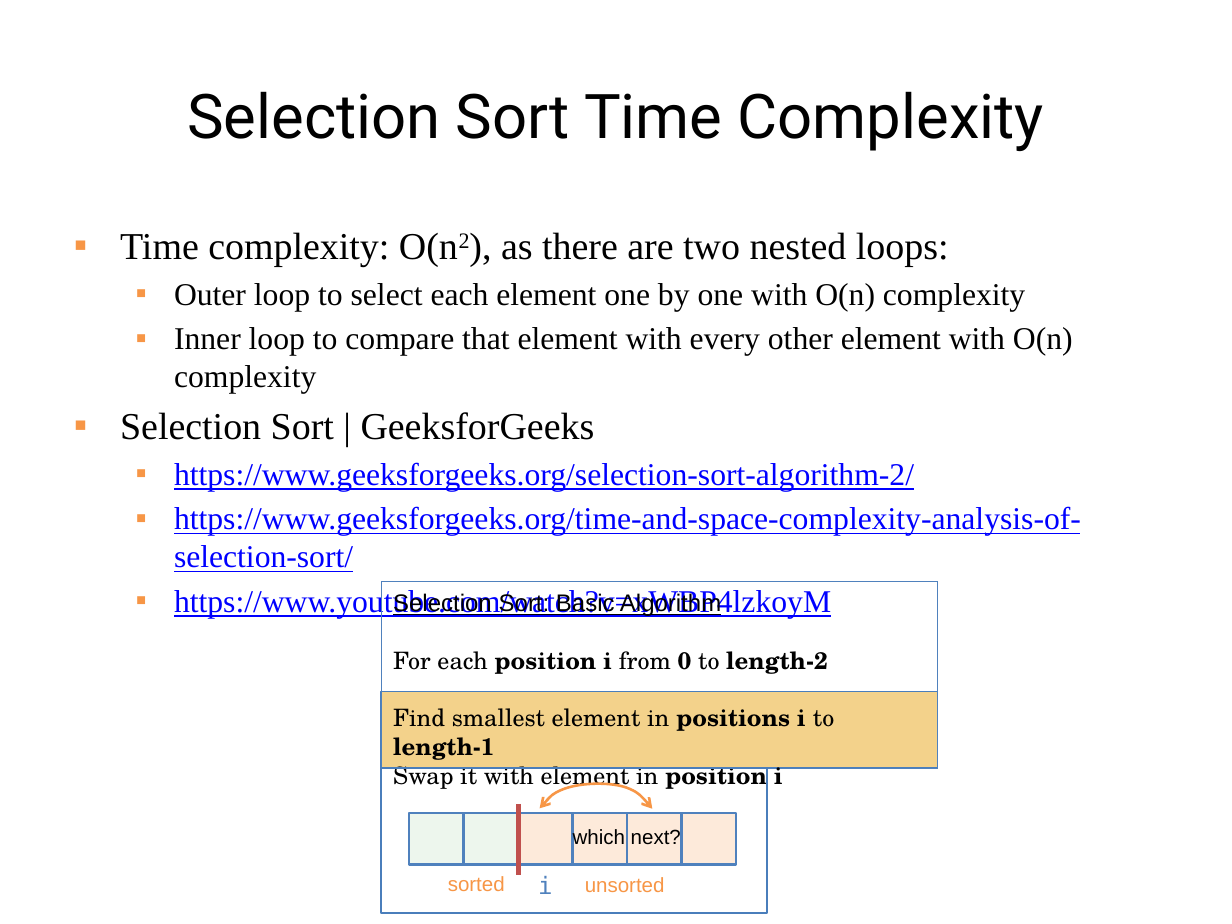
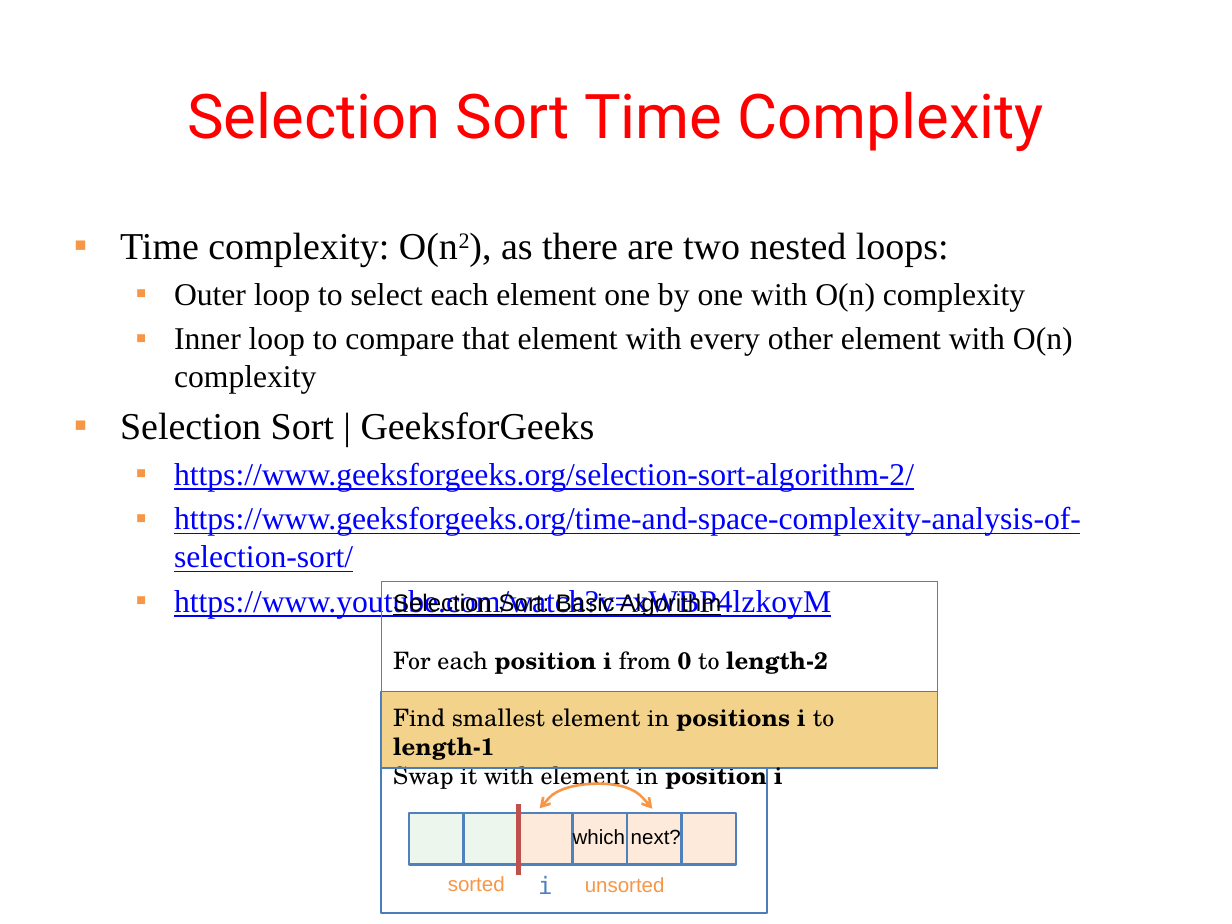
Before and after one commit to guhofstra/CSC017, a slide deck: slide 7 of PPTs/Lecture 13-sorting algorithms.pptx. Drawn at 1232x924 pixels with LibreOffice and Linux fonts; fonts in the diff are those of the drawing. Boxes give left, top, right and bottom in pixels: in the first picture for what was removed or moved away, otherwise in the second. Text is boxed around its words. In the diff, an @@ line names an element or a change of style, - is before the commit and + after.

```diff
--- a/PPTs/Lecture 13-sorting algorithms.pptx
+++ b/PPTs/Lecture 13-sorting algorithms.pptx
@@ title "Selection Sort Time Complexity" at [187,91,1044,151]: text colour #000000 to #FF0000 @@
```
Also in this commit, not shown: 33 other slides changed, 4 other files.
